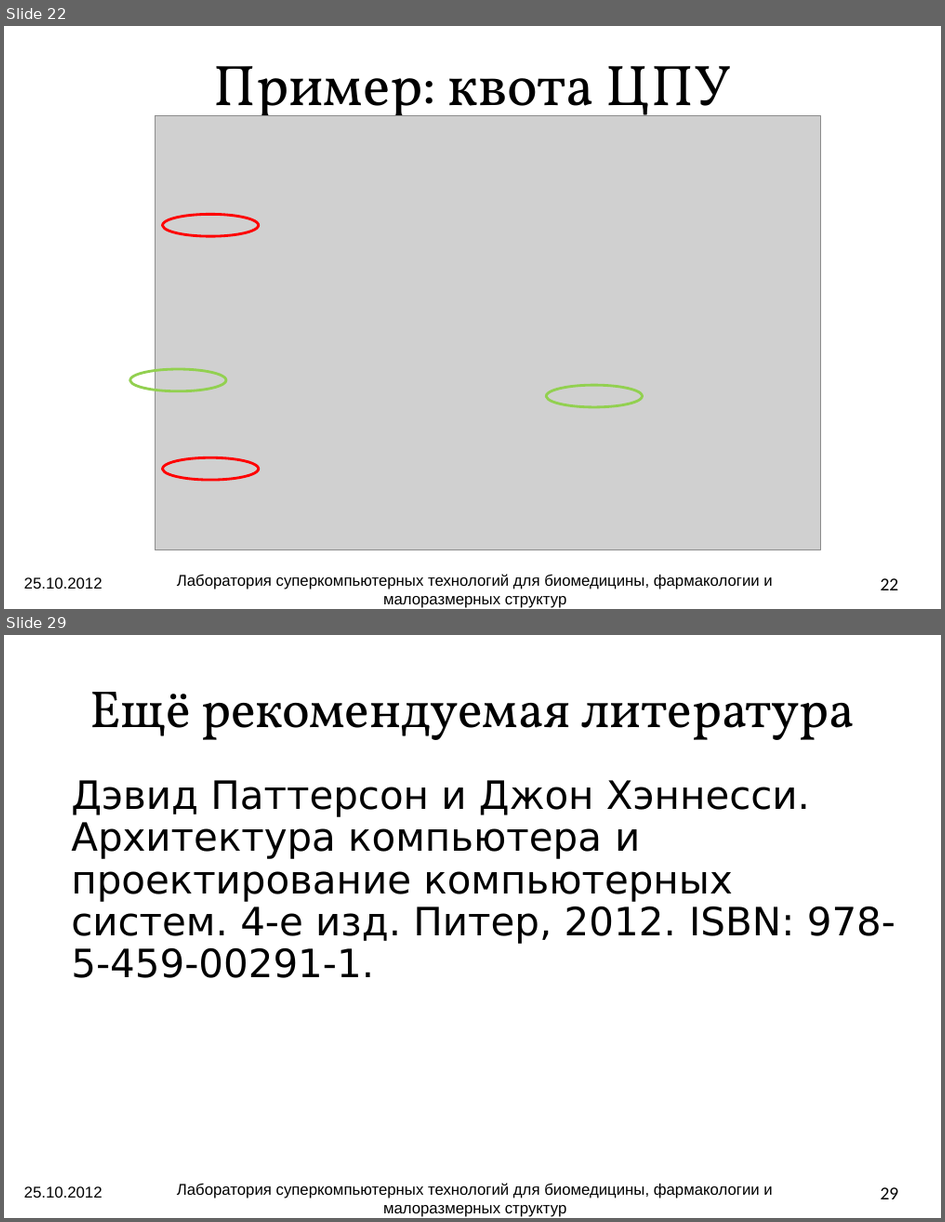
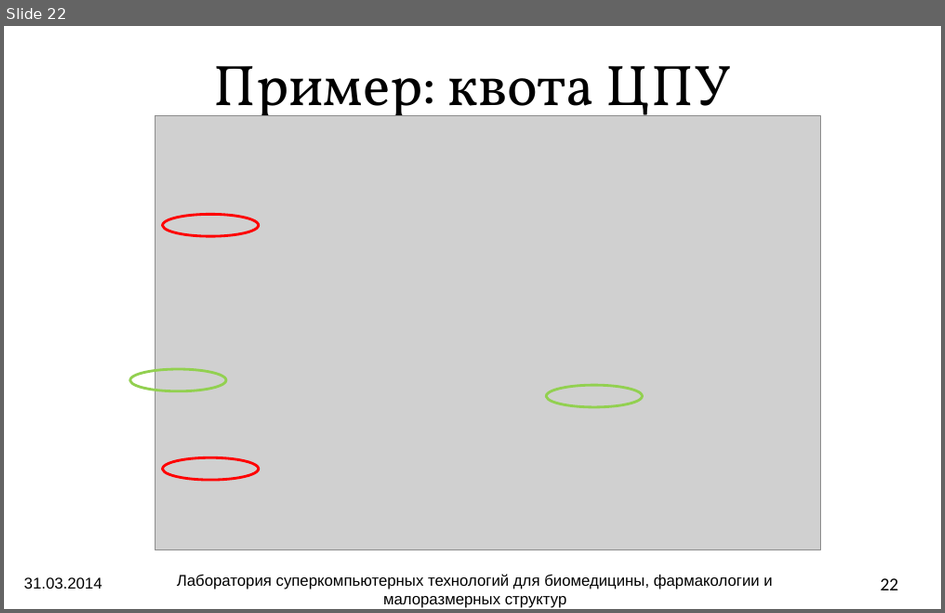
Before and after one commit to atakua/simlectures-archive, a slide deck: lecture05-des/lecture05-des.odp. Shown one above the other, each under a label of ours: slides 22 and 29 before the commit, slide 22 after it; the slides between them are not shown. The pictures are 945x1222 and 945x613 pixels, drawn with LibreOffice and Linux fonts; fonts in the diff are those of the drawing; grey boxes stand for pictures; background and template pictures are left out. Boxes give left, top, right and bottom in pixels: in the first picture for what was removed or moved away, otherwise in the second. Text is boxed around its words. In the diff, an @@ line names an element or a change of style, - is before the commit and + after.

```diff
--- a/lecture05-des/lecture05-des.odp
+++ b/lecture05-des/lecture05-des.odp
@@ slide 29 removed at (4,635,941,1218), background picture (left out) @@
@@ title removed at (90,692,855,740) @@
-Ещё рекомендуемая литература
@@ text removed at (71,780,896,978) @@
-Дэвид Паттерсон и Джон Хэннесси. Архитектура компьютера и проектирование компьютерных систем. 4-е изд. Питер, 2012. ISBN: 978-5-459-00291-1.
@@ text removed at (24,1186,103,1198) @@
-25.10.2012
@@ text removed at (177,1183,772,1217) @@
-Лаборатория суперкомпьютерных технологий для биомедицины, фармакологии и малоразмерных структур
@@ page number removed at (881,1187,900,1200) @@
-29
@@ slide 22 changed as well @@
@@ text at (24,577,103,589): text changed @@
-25.10.2012
+31.03.2014
```
Also in this commit, not shown: 28 other slides changed, 1 slide added, 1 other slide removed, 1 other file.
